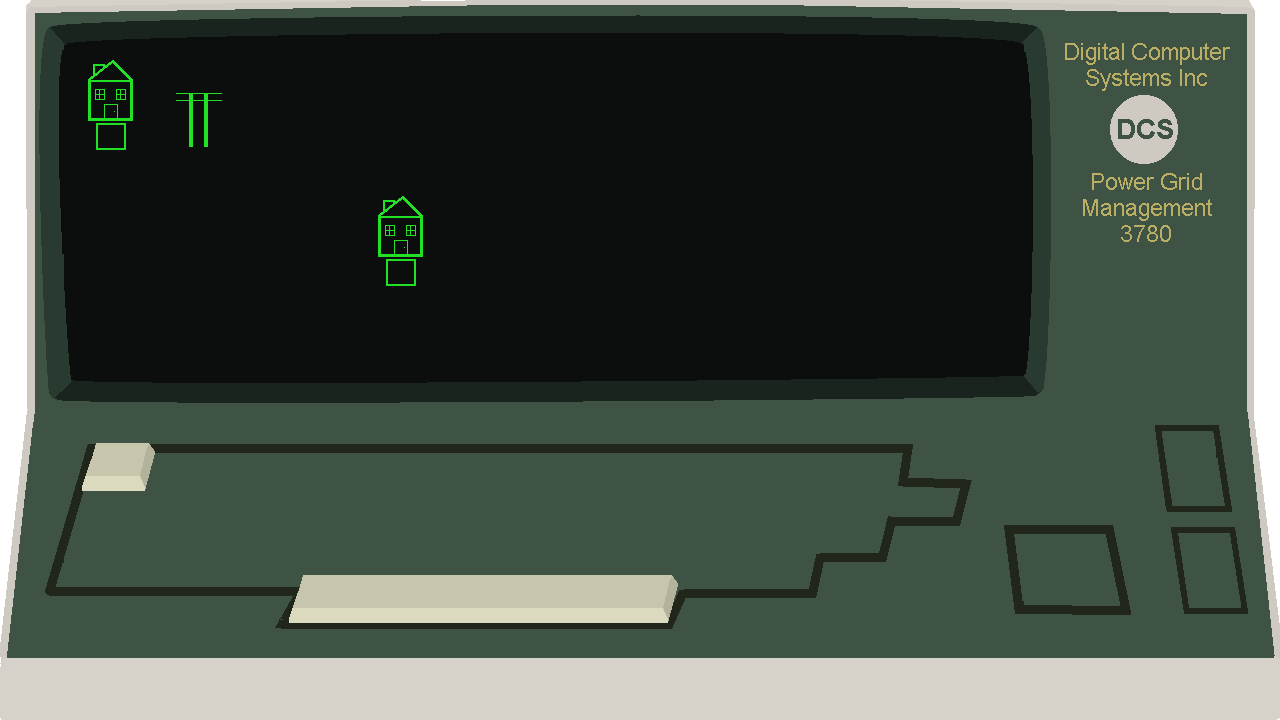
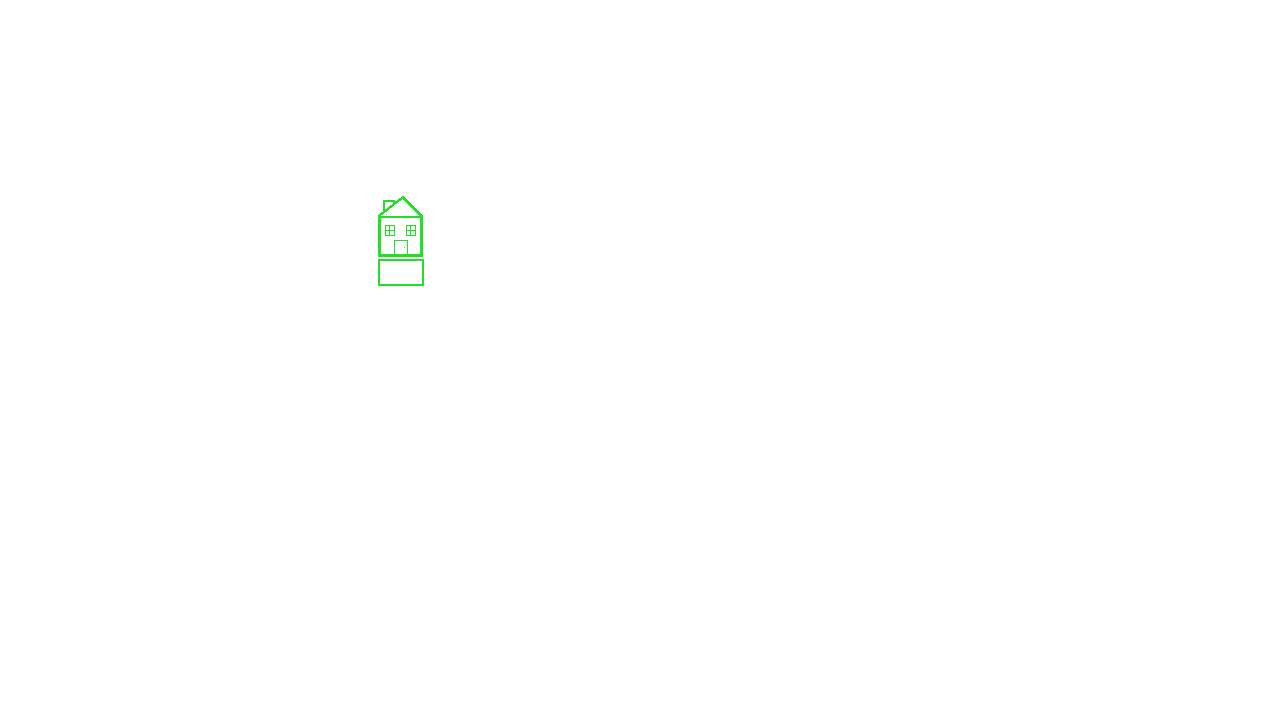
Layer changes from the first 1280 × 720 image to the second:
hid "powerline" over [176, 93, 222, 147]
painted on "House" over [378, 259, 424, 286]
hid "screen" over [88, 60, 133, 150]
hid "DCS" over [1118, 119, 1173, 139]
hid "logo" over [1110, 85, 1178, 164]
hid "Digital Computer Systems Inc ..." over [1065, 43, 1230, 242]
hid "spacebar" over [289, 575, 678, 623]
hid "key" over [82, 443, 155, 491]
hid "terminal" over [0, 0, 1280, 720]
